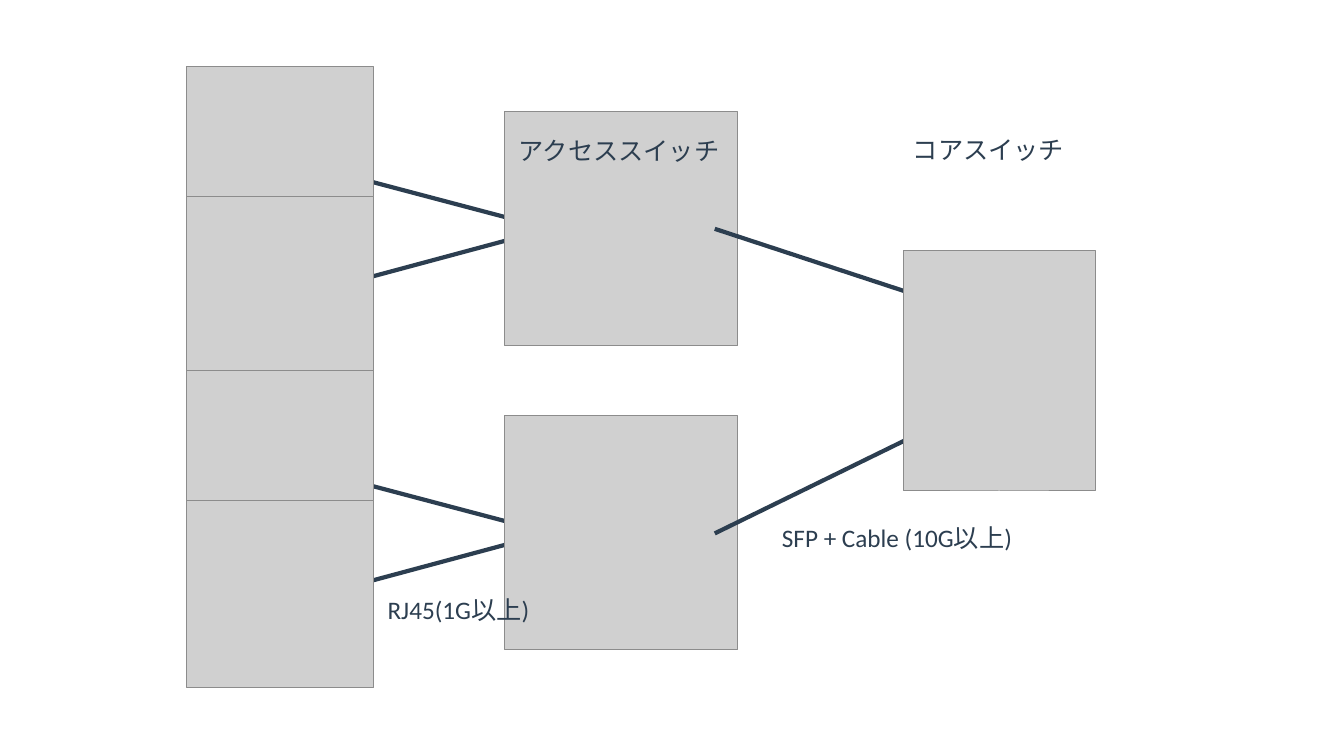
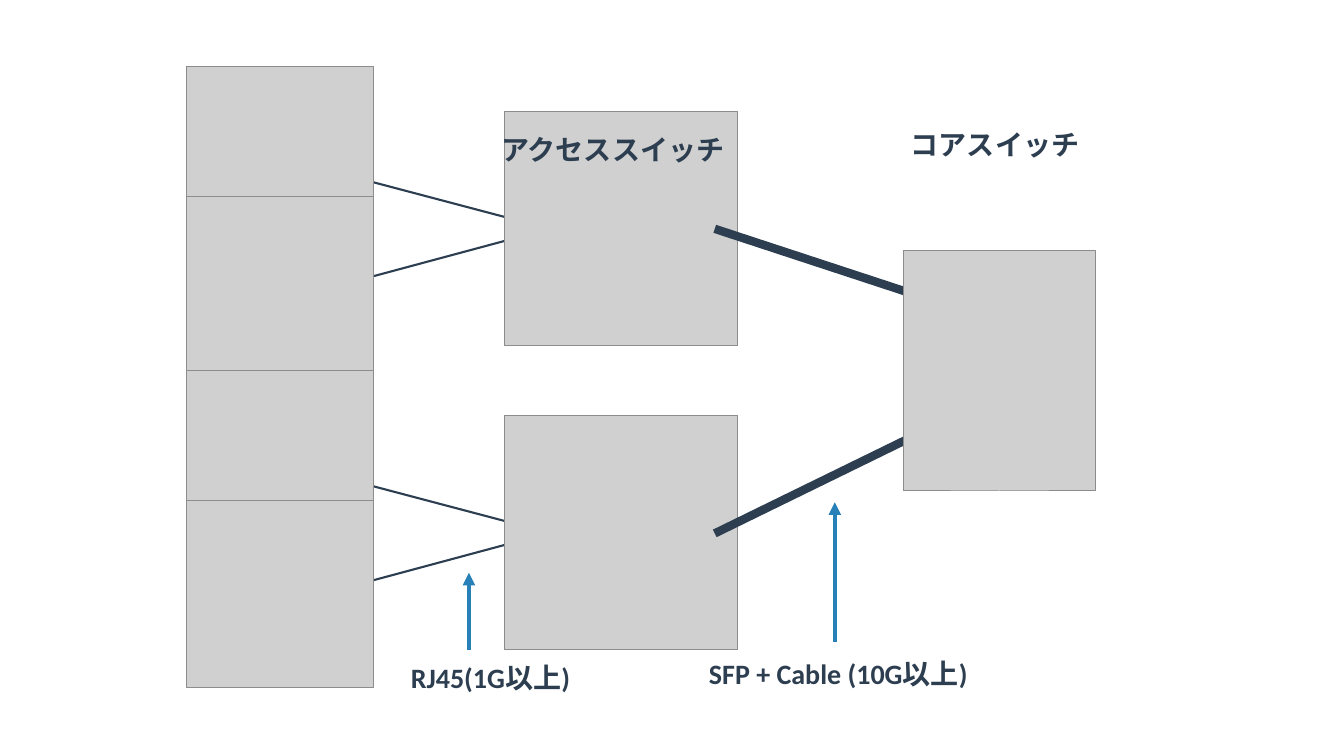
Before and after one commit to yuichi110/www.yuichi.com-network, a slide deck: slide 2 of slides/0015.pptx. Drawn at 1344x756 pixels with LibreOffice and Linux fonts; fonts in the diff are those of the drawing; grey boxes stand for pictures. Boxes give left, top, right and bottom in pixels: in the first picture for what was removed or moved away, otherwise in the second. Text is boxed around its words. In the diff, an @@ line names an element or a change of style, - is before the commit and + after.

```diff
--- a/slides/0015.pptx
+++ b/slides/0015.pptx
@@ text "アクセススイッチ": place and size @@
-text "アクセススイッチ" at box(519, 140, 719, 162)
+text "アクセススイッチ" at box(501, 132, 724, 168)
@@ text "コアスイッチ": place and size @@
-text "コアスイッチ" at box(913, 139, 1064, 161)
+text "コアスイッチ" at box(911, 132, 1079, 158)
@@ line (715, 229) - (965, 311): stroke #2C3E50 3 pt to #2C3E50 6 pt @@
@@ line (715, 533) - (955, 416): stroke #2C3E50 3 pt to #2C3E50 6 pt @@
@@ arrow added from (835, 642) to (835, 502), #2880B9 3 pt @@
@@ line (319, 595) - (549, 533): stroke #2C3E50 3 pt to #2C3E50 1.5 pt @@
@@ arrow added from (469, 650) to (469, 573), #2880B9 3 pt @@
@@ text "RJ45(1G以上)": place and size @@
-text "RJ45(1G以上)" at box(388, 598, 530, 625)
+text "RJ45(1G以上)" at box(411, 664, 570, 692)
@@ size 18 to 20 pt, bold on in 4 elements at box(501, 132, 724, 168), box(911, 132, 1079, 158), box(411, 664, 570, 692), box(709, 661, 968, 688) @@
@@ text "SFP + Cable (10G以上)": place and size @@
-text "SFP + Cable (10G以上)" at box(782, 526, 1012, 551)
+text "SFP + Cable (10G以上)" at box(709, 661, 968, 688)
```
Also in this commit, not shown: 1 other slide changed, 2 slides added, 2 slides removed, 29 other files.
